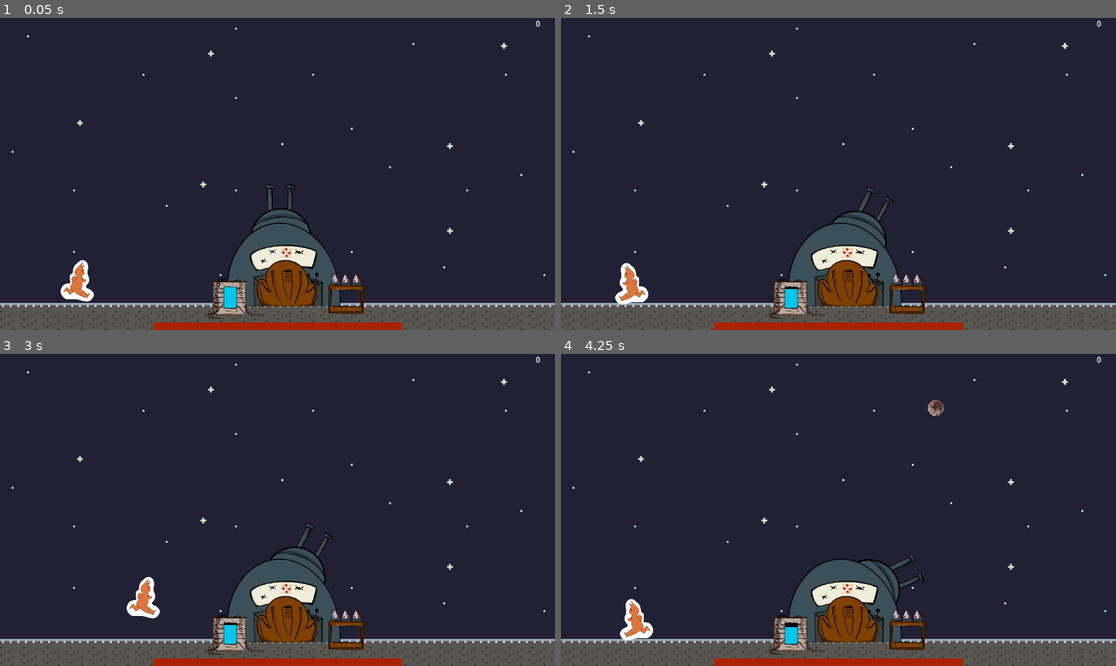
Above: before the commit, frames 1-4 (two rows, left to right).
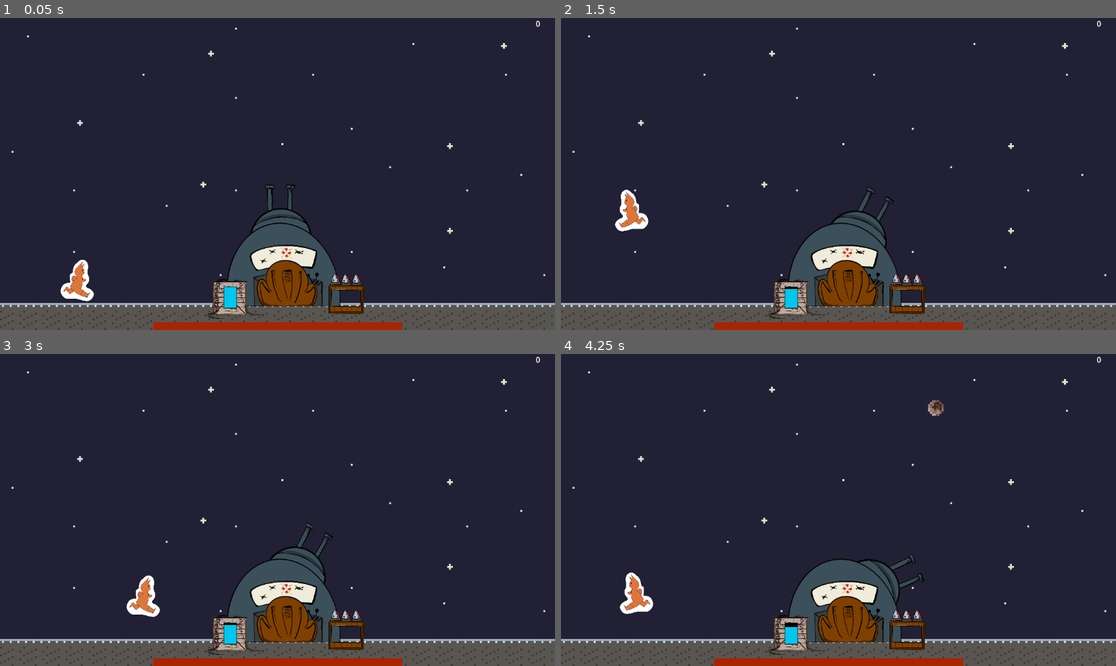
Above: after the commit, the same moments.

Repository: agoryu/galacticDefender
Game: Godot game, scene res://Level/Level.tscn
Two runs of this game, one before a commit and one after it. Both use one fixed random seed, a clock stepped at 60 frames per second and the inputs below. Sound files missing from this copy of the repository are replaced by a short silence.
Inputs:
- Up to frame 1 (0.05 s): no input
- Up to frame 2 (1.5 s): tap Enter (ui_accept) at 0.5, 0.77 s; hold Right (ui_right) from 0.53 s (still down); tap W (p2_accept) at 0.6 s; tap A (p2_left) at 1.35 s
- Up to frame 3 (3 s): tap Enter (ui_accept) at 1.52 s; release Right (ui_right) at 2.03 s; hold Left (ui_left) 2.03-2.78 s; hold D (p2_right) 2.03-2.78 s; hold Right (ui_right) from 2.78 s (still down); tap W (p2_accept) at 2.85 s
- Up to frame 4 (4.25 s): keep holding Right (ui_right); tap Enter (ui_accept) at 3.02, 3.77 s; hold A (p2_left) from 3.53 s (still down)

The runs differ from the first frame. In frame 1, 0.1% of the frame differs, in the area x 10-17%, y 77-91%; in frame 2, 1.0%, in the area x 9-16%, y 55-92%; in frame 3, 0.2%; in frame 4, 0.8%.

Commit message:
fixes + collisions

Diff:
--- a/Base/Base.tscn
+++ b/Base/Base.tscn
@@ -1,9 +1,12 @@
-[gd_scene load_steps=8 format=3 uid="uid://ksbdxjiwbk84"]
+[gd_scene load_steps=9 format=3 uid="uid://ksbdxjiwbk84"]
 
-[ext_resource type="Texture2D" uid="uid://b7knwu30306jn" path="res://Base/Station.png" id="1_edygm"]
-[ext_resource type="Texture2D" uid="uid://crxl0ld1a540w" path="res://Base/MissilesCrate.png" id="2_xgawp"]
-[ext_resource type="Texture2D" uid="uid://dsk85lyr4te44" path="res://Base/BulletsCrate.png" id="3_wnbwn"]
+[ext_resource type="Texture2D" uid="uid://ronsogamn8ci" path="res://Base/Station.png" id="1_edygm"]
+[ext_resource type="Texture2D" uid="uid://rv7q863lgef8" path="res://Base/MissilesCrate.png" id="2_xgawp"]
+[ext_resource type="Texture2D" uid="uid://cywi57287mnsf" path="res://Base/BulletsCrate.png" id="3_wnbwn"]
 [ext_resource type="PackedScene" uid="uid://br5fnl4nn8rlj" path="res://Character/Shooter/Shooter.tscn" id="4_xgawp"]
+
+[sub_resource type="CircleShape2D" id="CircleShape2D_xgawp"]
+radius = 180.003
 
 [sub_resource type="StyleBoxFlat" id="StyleBoxFlat_xgawp"]
 bg_color = Color(0, 0, 0, 1)
@@ -14,7 +17,14 @@
 [sub_resource type="RectangleShape2D" id="RectangleShape2D_xgawp"]
 size = Vector2(64, 64)
 
-[node name="Base" type="Node2D"]
+[node name="Base" type="StaticBody2D"]
+collision_layer = 32
+collision_mask = 0
+
+[node name="CollisionShape2D" type="CollisionShape2D" parent="."]
+position = Vector2(-4, 47)
+scale = Vector2(0.639998, 0.719999)
+shape = SubResource("CircleShape2D_xgawp")
 
 [node name="Shooter" parent="." instance=ExtResource("4_xgawp")]
 position = Vector2(-2, 7)
--- a/Level/Level.tscn
+++ b/Level/Level.tscn
@@ -28,6 +28,12 @@
 physics_layer_0/collision_mask = 4
 sources/1 = SubResource("TileSetAtlasSource_r3cbp")
 
+[sub_resource type="WorldBoundaryShape2D" id="WorldBoundaryShape2D_u0wck"]
+normal = Vector2(-1, 0)
+
+[sub_resource type="WorldBoundaryShape2D" id="WorldBoundaryShape2D_5noo7"]
+normal = Vector2(1, 0)
+
 [node name="Level" type="Node2D"]
 
 [node name="TileMapLayer" type="TileMapLayer" parent="."]
@@ -43,5 +49,22 @@
 
 [node name="Worker" parent="." instance=ExtResource("5_5noo7")]
 position = Vector2(160, 544)
+collision_mask = 129
 
 [node name="UI" parent="." instance=ExtResource("5_u0wck")]
+
+[node name="Borders" type="StaticBody2D" parent="."]
+collision_layer = 128
+collision_mask = 0
+
+[node name="Right" type="CollisionShape2D" parent="Borders"]
+light_mask = 2
+visibility_layer = 0
+position = Vector2(1149, 297)
+shape = SubResource("WorldBoundaryShape2D_u0wck")
+
+[node name="Left" type="CollisionShape2D" parent="Borders"]
+light_mask = 2
+visibility_layer = 0
+position = Vector2(0, 295)
+shape = SubResource("WorldBoundaryShape2D_5noo7")
--- a/Static/Cartridge/Cartridge.tscn
+++ b/Static/Cartridge/Cartridge.tscn
@@ -1,23 +1,25 @@
 [gd_scene load_steps=5 format=3 uid="uid://dskxup7m7k18x"]
 
 [ext_resource type="Script" uid="uid://d37r0ei3u4tdk" path="res://Static/Cartridge/cartridge.gd" id="1_6xw8h"]
-[ext_resource type="Texture2D" uid="uid://5uhuqy3evt2p" path="res://Static/Cartridge/Cartridge.png" id="2_6xw8h"]
+[ext_resource type="Texture2D" uid="uid://cdua6ygt245cf" path="res://Static/Cartridge/Cartridge.png" id="2_6xw8h"]
 
 [sub_resource type="Environment" id="Environment_6xw8h"]
 glow_enabled = true
 glow_blend_mode = 1
 
 [sub_resource type="RectangleShape2D" id="RectangleShape2D_6xw8h"]
+size = Vector2(23, 39)
 
 [node name="Cartridge" type="RigidBody2D"]
 collision_layer = 16
-collision_mask = 33
+collision_mask = 49
 script = ExtResource("1_6xw8h")
 
 [node name="WorldEnvironment" type="WorldEnvironment" parent="."]
 environment = SubResource("Environment_6xw8h")
 
 [node name="CollisionShape2D" type="CollisionShape2D" parent="."]
+position = Vector2(-0.5, -0.5)
 shape = SubResource("RectangleShape2D_6xw8h")
 
 [node name="Sprite2D" type="Sprite2D" parent="."]
--- a/project.godot
+++ b/project.godot
@@ -46,6 +46,10 @@
 2d_physics/layer_5="cartridge"
 2d_physics/layer_6="canon"
 
+[physics]
+
+2d/default_gravity=526.826
+
 [rendering]
 
 2d/snap/snap_2d_transforms_to_pixel=true
Not shown: 1 places in Character/Enemy/Asteroid.tscn that only renumber resources
Not shown: 1 places in Character/Shooter/Bullet/Bullet.tscn that only renumber resources
Not shown: 1 places in Character/Shooter/Shooter.tscn that only renumber resources
Not shown: 1 places in Character/Worker/Worker.tscn that only renumber resources
Not shown: 1 places in Level/Level.tscn that only renumber resources
